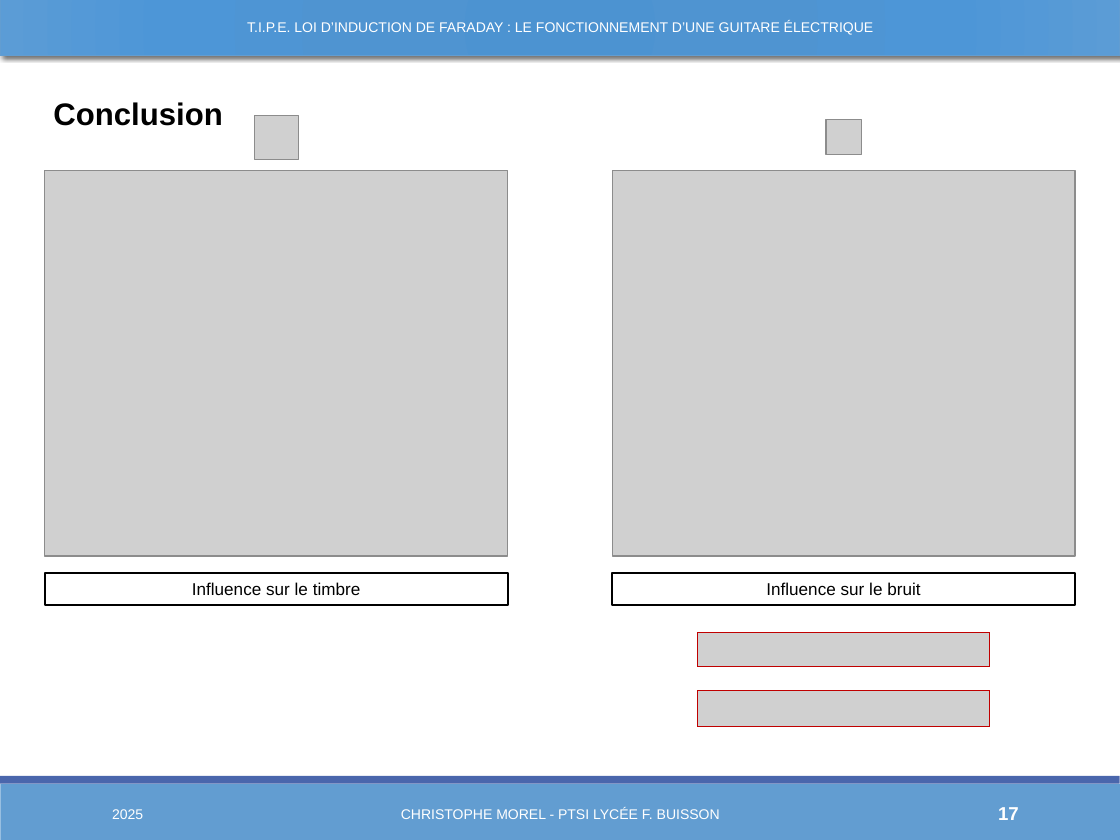
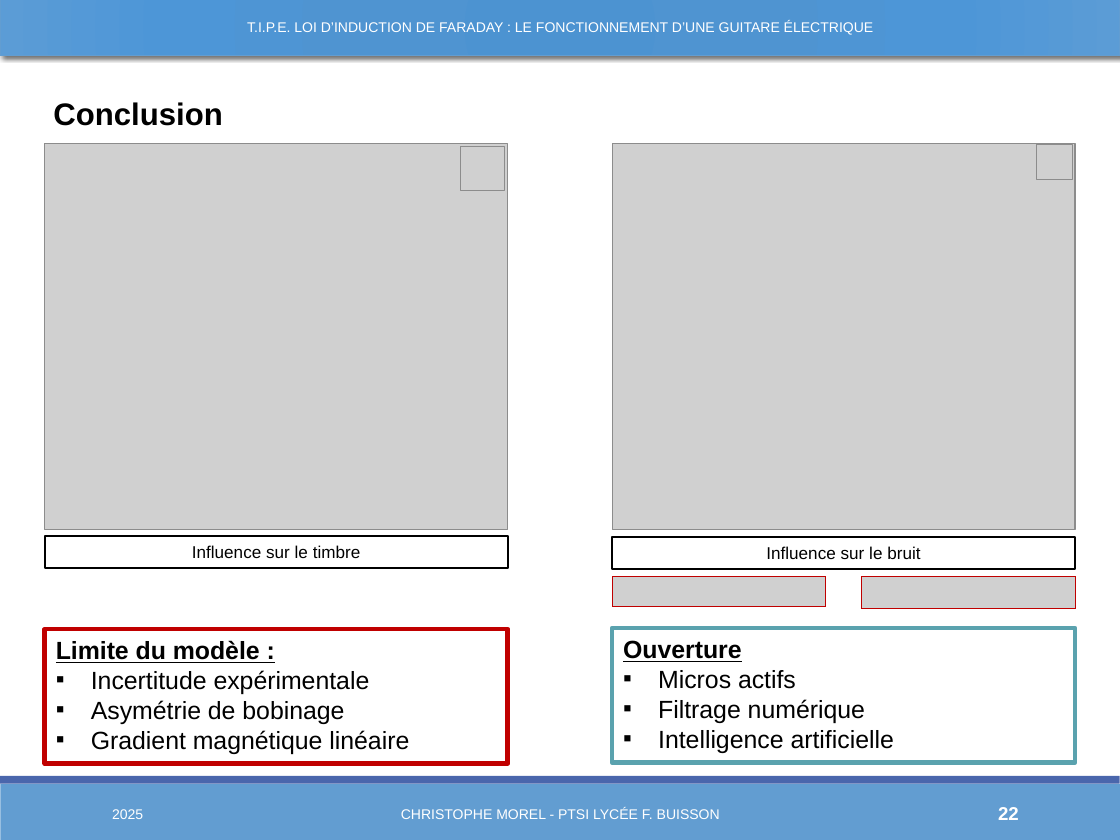
Before and after one commit to Chrismorel7/TIPE---Micro_guitare_elec, a slide deck: slide 22 of Views/Decembre.pptx (slide 17 before the commit). Drawn at 1120x840 pixels with LibreOffice and Linux fonts; fonts in the diff are those of the drawing; grey boxes stand for pictures. Boxes give left, top, right and bottom in pixels: in the first picture for what was removed or moved away, otherwise in the second. Text is boxed around its words. In the diff, an @@ line names an element or a change of style, - is before the commit and + after.

```diff
--- a/Views/Decembre.pptx
+++ b/Views/Decembre.pptx
@@ picture: place and size @@
-picture at (45,170,507,556)
+picture at (45,144,507,530)
@@ picture: place and size @@
-picture at (254,115,298,159)
+picture at (460,147,504,190)
@@ picture: place and size @@
-picture at (613,170,1075,556)
+picture at (613,144,1075,530)
@@ picture: place and size @@
-picture at (827,120,861,155)
+picture at (1037,144,1072,179)
@@ rectangle "Influence sur le timbre": place and size @@
-rectangle "Influence sur le timbre" at (45,573,507,606)
+rectangle "Influence sur le timbre" at (45,536,507,569)
@@ rectangle "Influence sur le bruit": place and size @@
-rectangle "Influence sur le bruit" at (613,573,1075,606)
+rectangle "Influence sur le bruit" at (613,536,1075,569)
@@ picture added at (613,576,827,606) @@
@@ picture added at (861,576,1075,608) @@
@@ rectangle added at (45,629,507,764), fill #FFFFFF, outline #C00000 3 pt, 16 pt, text #000000 @@
+Limite du modèle :
+▪ Incertitude expérimentale
+▪ Asymétrie de bobinage
+▪ Gradient magnétique linéaire
@@ rectangle added at (613,628,1075,763), fill #FFFFFF, outline #5AA2AE 3 pt, 16 pt, text #000000 @@
+Ouverture
+▪ Micros actifs
+▪ Filtrage numérique
+▪ Intelligence artificielle
@@ picture removed at (698,633,990,666) @@
@@ picture removed at (698,691,990,728) @@
@@ page number at (998,807,1019,820): text changed @@
-17
+22
```
Also in this commit, not shown: 18 other slides changed, 6 slides added, 22 other files.
